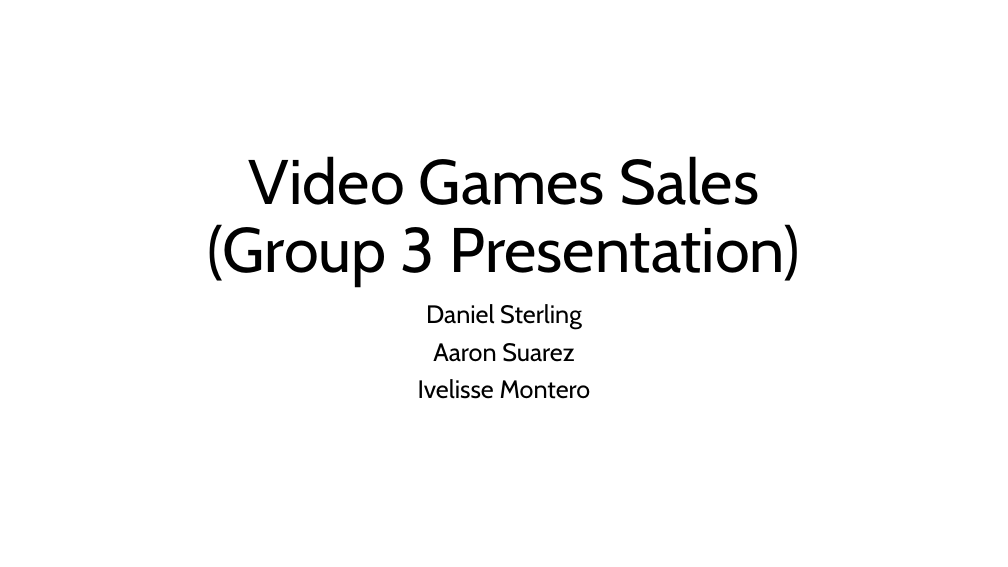
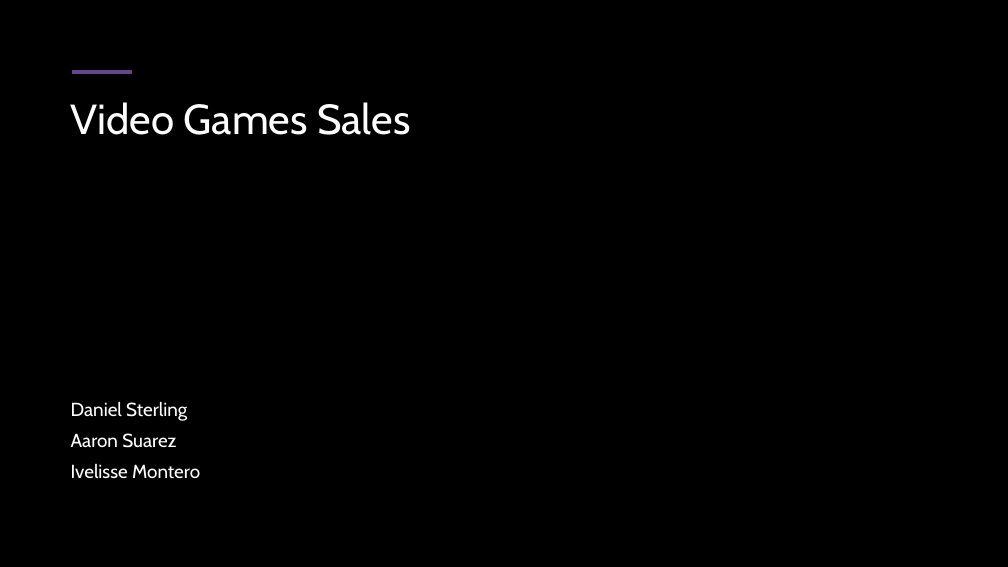
Before and after one commit to CymbalOfJoy/Project_1-Group_3, a slide deck: slide 1 of Power Point/Group 3 Presentation.pptx. Drawn at 1008x567 pixels with LibreOffice and Linux fonts; fonts in the diff are those of the drawing; background and template pictures are left out; a plain dark background stands for a picture behind light text. Boxes give left, top, right and bottom in pixels: in the first picture for what was removed or moved away, otherwise in the second. Text is boxed around its words. In the diff, an @@ line names an element or a change of style, - is before the commit and + after.

```diff
--- a/Power Point/Group 3 Presentation.pptx
+++ b/Power Point/Group 3 Presentation.pptx
@@ background #FFFFFF to picture (left out) @@
@@ rectangle added at <box>0,0,1008,567</box>, fill #000000 @@
@@ line added from (72, 72) to (132, 72), #63458A 4.5 pt @@
@@ title "Video Games Sales" at <box>71,102,410,135</box>: vertical alignment bottom to top @@
@@ title at <box>71,102,410,135</box>: text changed; size 60 to 40 pt; text colour #000000 to #FFFFFF @@
-Video Games Sales
-(Group 3 Presentation)
+Video Games Sales
@@ subtitle "Daniel Sterling": place and size @@
-subtitle "Daniel Sterling" at <box>418,304,591,399</box>
+subtitle "Daniel Sterling" at <box>71,401,200,479</box>
@@ subtitle "Daniel Sterling" at <box>71,401,200,479</box>: size 24 to 18 pt, text colour #000000 to #FFFFFF; alignment centre to left; vertical alignment top to bottom @@
```
Also in this commit, not shown: 6 other slides changed, 6 slides added.
